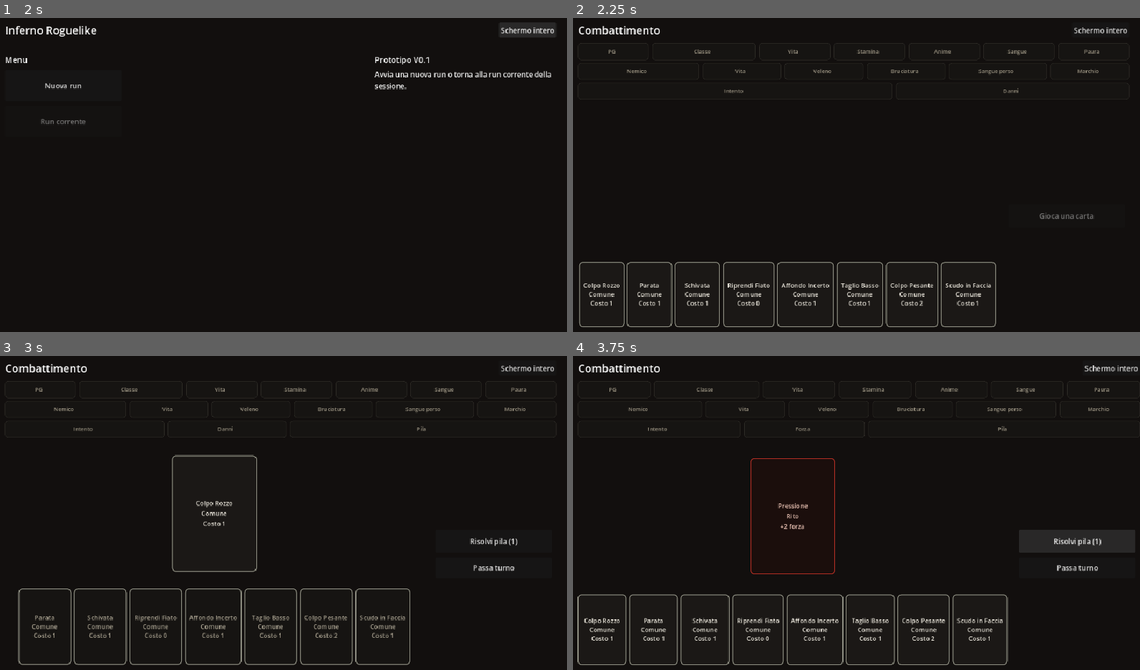
Above: before the commit, frames 1-4 (two rows, left to right).
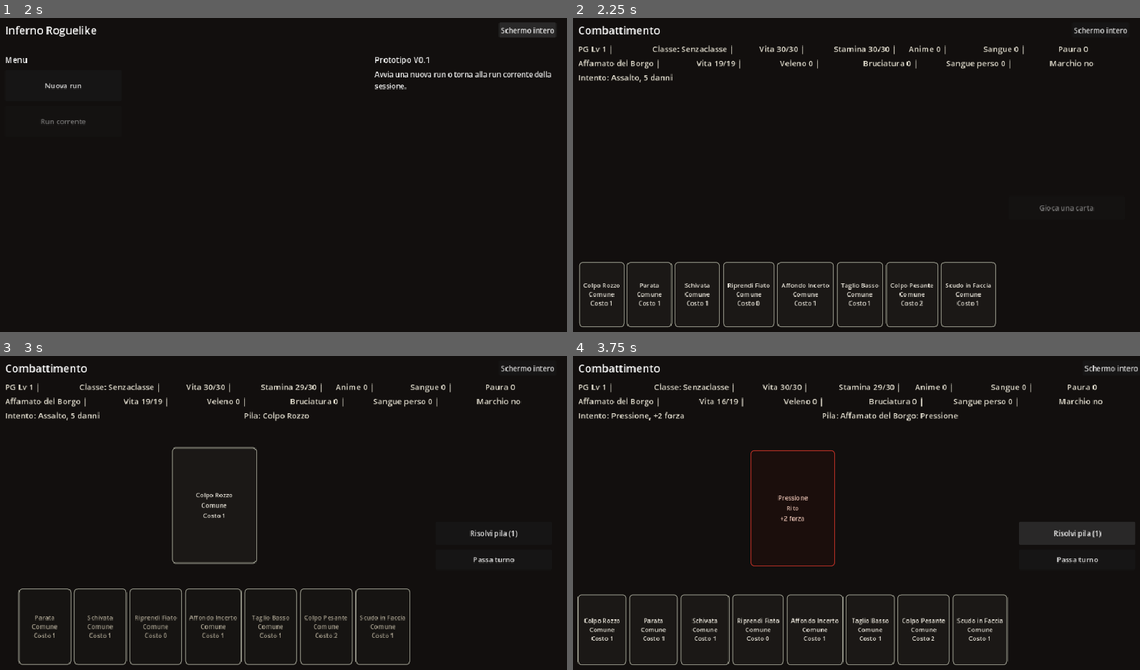
Above: after the commit, the same moments.

Repository: Chivas1504/Gioco
Game: Godot game, scene res://scenes/main.tscn
Same seed, same stepped clock (60 frames per second), same inputs: the game is played once before the commit and once after it.
Inputs:
- Up to frame 1 (2 s): click "Schermo intero" at 0.5 s; click "Finestra" at 1.25 s
- Up to frame 2 (2.25 s): click "Nuova run" at 2 s
- Up to frame 3 (3 s): click "Colpo Rozzo Comune Costo 1" at 2.75 s
- Up to frame 4 (3.75 s): click "Risolvi pila (1)" at 3.5 s

Frame 1 is identical in both runs. In frame 2, 1.9% of the frame differs, in the area x 1-98%, y 7-65%; in frame 3, 2.8%; in frame 4, 3.5%, in the area x 1-100%, y 7-70%.

Commit message:
Ripristina header testuale esteso

Diff:
--- a/scripts/main.gd
+++ b/scripts/main.gd
@@ -261,71 +261,51 @@
 
 func _render_header_hud() -> void:
 	_clear_header_hud()
-	_add_hud_chip(player_hud_row, "PG", "Lv %d" % run_state.player_level)
-	_add_hud_chip(player_hud_row, "Classe", _get_class_display_text(run_state.active_class), 1.45)
-	_add_hud_chip(player_hud_row, "Vita", "%d/%d" % [run_state.health, run_state.max_health])
-	_add_hud_chip(player_hud_row, "Stamina", "%d/%d" % [run_state.stamina, run_state.max_stamina])
-	_add_hud_chip(player_hud_row, "Anime", "%d" % run_state.get_material("anime"))
-	_add_hud_chip(player_hud_row, "Sangue", "%d" % run_state.get_material("sangue"))
-	_add_hud_chip(player_hud_row, "Paura", "%d" % run_state.fear)
+	_add_hud_text(player_hud_row, "PG Lv %d |" % run_state.player_level)
+	_add_hud_text(player_hud_row, "Classe: %s |" % _get_class_display_text(run_state.active_class), 1.45)
+	_add_hud_text(player_hud_row, "Vita %d/%d |" % [run_state.health, run_state.max_health])
+	_add_hud_text(player_hud_row, "Stamina %d/%d |" % [run_state.stamina, run_state.max_stamina])
+	_add_hud_text(player_hud_row, "Anime %d |" % run_state.get_material("anime"))
+	_add_hud_text(player_hud_row, "Sangue %d |" % run_state.get_material("sangue"))
+	_add_hud_text(player_hud_row, "Paura %d" % run_state.fear)
 
 	if screen_mode == SCREEN_SAFE:
-		_add_hud_chip(enemy_hud_row, "Nodo", run_state.get_current_node_name(), 1.55)
-		_add_hud_chip(enemy_hud_row, "Tipo", run_state.get_current_node_type())
-		_add_hud_chip(intent_hud_row, "Posizione", "%d,%d" % [run_state.map_position.x, run_state.map_position.y])
+		_add_hud_text(enemy_hud_row, "Nodo: %s (%s)" % [run_state.get_current_node_name(), run_state.get_current_node_type()], 2.0)
+		_add_hud_text(intent_hud_row, "Posizione: %d,%d" % [run_state.map_position.x, run_state.map_position.y])
 	elif screen_mode == SCREEN_REWARD:
-		_add_hud_chip(enemy_hud_row, "Nemico sconfitto", String(combat_state.enemy.get("name", "Nemico")), 1.55)
-		_add_hud_chip(intent_hud_row, "Ricompense", "scegli fino a 1 carta", 1.55)
+		_add_hud_text(enemy_hud_row, "Nemico sconfitto: %s" % String(combat_state.enemy.get("name", "Nemico")), 1.8)
+		_add_hud_text(intent_hud_row, "Raccogli le ricompense. Puoi scegliere fino a 1 carta.", 2.2)
 	elif screen_mode == SCREEN_COMBAT:
-		_add_hud_chip(enemy_hud_row, "Nemico", String(combat_state.enemy.get("name", "Nemico")), 1.55)
-		_add_hud_chip(enemy_hud_row, "Vita", "%d/%d" % [combat_state.enemy.get("health", 0), combat_state.enemy.get("max_health", 0)])
-		_add_hud_chip(enemy_hud_row, "Veleno", "%d" % combat_state.enemy.get("poison", 0))
-		_add_hud_chip(enemy_hud_row, "Bruciatura", "%d" % combat_state.enemy.get("burn", 0))
-		_add_hud_chip(enemy_hud_row, "Sangue perso", "%d" % combat_state.enemy.get("bleed", 0), 1.25)
-		_add_hud_chip(enemy_hud_row, "Marchio", "si" if bool(combat_state.enemy.get("marked", false)) else "no")
+		_add_hud_text(enemy_hud_row, "%s |" % String(combat_state.enemy.get("name", "Nemico")), 1.45)
+		_add_hud_text(enemy_hud_row, "Vita %d/%d |" % [combat_state.enemy.get("health", 0), combat_state.enemy.get("max_health", 0)])
+		_add_hud_text(enemy_hud_row, "Veleno %d |" % combat_state.enemy.get("poison", 0))
+		_add_hud_text(enemy_hud_row, "Bruciatura %d |" % combat_state.enemy.get("burn", 0))
+		_add_hud_text(enemy_hud_row, "Sangue perso %d |" % combat_state.enemy.get("bleed", 0), 1.25)
+		_add_hud_text(enemy_hud_row, "Marchio %s" % ("si" if bool(combat_state.enemy.get("marked", false)) else "no"))
 
 		var intent = combat_state.current_intent()
 		if intent.get("kind") == "attack":
-			_add_hud_chip(intent_hud_row, "Intento", String(intent.get("name", "")), 1.35)
-			_add_hud_chip(intent_hud_row, "Danni", "%d" % intent.get("damage", 0))
+			_add_hud_text(intent_hud_row, "Intento: %s, %d danni" % [intent.get("name", ""), intent.get("damage", 0)], 1.7)
 		elif intent.get("kind") == "buff":
-			_add_hud_chip(intent_hud_row, "Intento", String(intent.get("name", "")), 1.35)
-			_add_hud_chip(intent_hud_row, "Forza", "+%d" % intent.get("strength", 0))
+			_add_hud_text(intent_hud_row, "Intento: %s, +%d forza" % [intent.get("name", ""), intent.get("strength", 0)], 1.7)
 		else:
-			_add_hud_chip(intent_hud_row, "Intento", "-")
+			_add_hud_text(intent_hud_row, "Intento: -")
 		if combat_state.has_staged_cards():
-			_add_hud_chip(intent_hud_row, "Pila", _format_staged_stack(), 2.25)
-
-
-func _add_hud_chip(parent: HBoxContainer, title: String, value: String, stretch_ratio: float = 1.0) -> void:
+			_add_hud_text(intent_hud_row, "Pila: %s" % _format_staged_stack(), 2.25)
+
+
+func _add_hud_text(parent: HBoxContainer, text: String, stretch_ratio: float = 1.0) -> void:
 	if parent == null:
 		return
-	var chip = PanelContainer.new()
-	chip.size_flags_horizontal = Control.SIZE_EXPAND_FILL
-	chip.size_flags_stretch_ratio = stretch_ratio
-	chip.custom_minimum_size = Vector2(98, 38)
-	chip.add_theme_stylebox_override("panel", _make_hud_chip_style())
-	parent.add_child(chip)
-
-	var content = HBoxContainer.new()
-	content.size_flags_horizontal = Control.SIZE_EXPAND_FILL
-	content.alignment = BoxContainer.ALIGNMENT_CENTER
-	content.add_theme_constant_override("separation", 6)
-	chip.add_child(content)
-
-	var title_label = Label.new()
-	title_label.text = title
-	title_label.add_theme_color_override("font_color", Color(0.62, 0.59, 0.52))
-	title_label.add_theme_font_size_override("font_size", 12)
-	content.add_child(title_label)
-
-	var value_label = Label.new()
-	value_label.text = value
-	value_label.clip_text = true
-	value_label.text_overrun_behavior = TextServer.OVERRUN_TRIM_ELLIPSIS
-	value_label.add_theme_color_override("font_color", Color(0.92, 0.90, 0.84))
-	value_label.add_theme_font_size_override("font_size", 15)
-	content.add_child(value_label)
+	var label = Label.new()
+	label.size_flags_horizontal = Control.SIZE_EXPAND_FILL
+	label.size_flags_stretch_ratio = stretch_ratio
+	label.text = text
+	label.clip_text = true
+	label.text_overrun_behavior = TextServer.OVERRUN_TRIM_ELLIPSIS
+	label.add_theme_color_override("font_color", Color(0.92, 0.90, 0.84))
+	label.add_theme_font_size_override("font_size", 18)
+	parent.add_child(label)
 
 
 func _show_start_menu() -> void:
@@ -1425,19 +1405,6 @@
 	return style
 
 
-func _make_hud_chip_style() -> StyleBoxFlat:
-	var style = StyleBoxFlat.new()
-	style.bg_color = Color(0.085, 0.078, 0.07)
-	style.border_color = Color(0.18, 0.17, 0.15)
-	style.set_border_width_all(1)
-	style.set_corner_radius_all(6)
-	style.content_margin_left = 10
-	style.content_margin_top = 6
-	style.content_margin_right = 10
-	style.content_margin_bottom = 6
-	return style
-
-
 func _make_card_button_style(rarity: String, shade: float, border_width: int) -> StyleBoxFlat:
 	var style = StyleBoxFlat.new()
 	style.bg_color = Color(shade, shade * 0.92, shade * 0.82)
